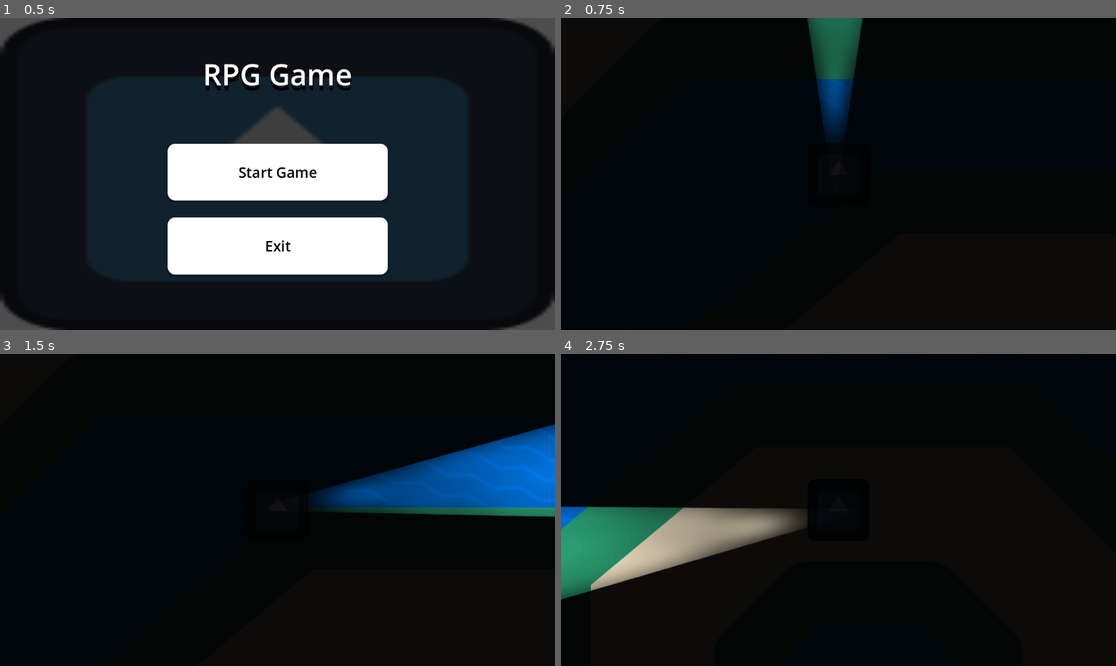
Above: before the commit, frames 1-4 (two rows, left to right).
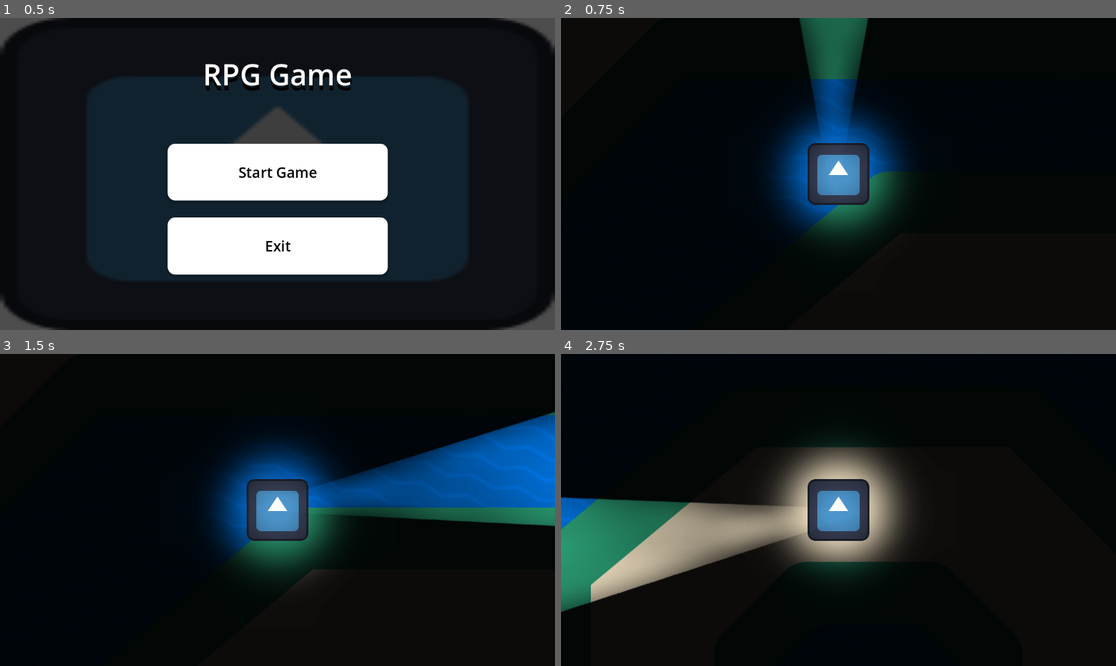
Above: after the commit, the same moments.

Repository: TDMXFFTF/RPG-GAME123
Game: Godot game, scene res://main_menu.tscn
Same seed, same stepped clock (60 frames per second), same inputs: the game is played once before the commit and once after it. The engine's default icon, where the game draws it, is replaced by a stand-in: a white triangle on a blue panel in a dark square.
Inputs (mouse positions are in pixels of both pictures, inside the frame that each line leads up to):
- Up to frame 1 (0.5 s): no input
- Up to frame 2 (0.75 s): click "Start Game" at 0.5 s
- Up to frame 3 (1.5 s): tap Enter at 1.25 s; move the mouse to (399, 494) at 1.27 s; hold D (right) from 1.28 s (still down)
- Up to frame 4 (2.75 s): move the mouse to (727, 525) at 2.02 s; release D (right) at 2.03 s; hold S (down) from 2.03 s (still down)

Frame 1 is identical in both runs. In frame 2, 9.3% of the frame differs, in the area x 37-63%, y 0-72%; in frame 3, 11%; in frame 4, 11%, in the area x 0-64%, y 28-83%.

Commit message:
Added light around the player

Diff:
--- a/new-game-project/player.tscn
+++ b/new-game-project/player.tscn
@@ -1,9 +1,10 @@
-[gd_scene load_steps=6 format=3 uid="uid://bjjy23482ltfb"]
+[gd_scene load_steps=7 format=3 uid="uid://bjjy23482ltfb"]
 
 [ext_resource type="Script" path="res://player.gd" id="1_yqf8w"]
 [ext_resource type="Texture2D" uid="uid://c6bafqnvnprnp" path="res://icon.svg" id="2_5llva"]
 [ext_resource type="Script" path="res://node_2d.gd" id="3_dbr1r"]
 [ext_resource type="Texture2D" uid="uid://cmbu23hrg3pce" path="res://Tlight.png" id="3_qbhfv"]
+[ext_resource type="Texture2D" uid="uid://wqlh7tq13qi5" path="res://light (1).png" id="5_58ulv"]
 
 [sub_resource type="CircleShape2D" id="CircleShape2D_jjb6k"]
 
@@ -27,9 +28,12 @@
 position = Vector2(570, 0)
 
 [node name="PointLight2D" type="PointLight2D" parent="Node2D/Marker2D"]
-position = Vector2(67.4649, 0)
+position = Vector2(128, 0.00134182)
 rotation = 4.71238
-scale = Vector2(0.17447, -0.559365)
+scale = Vector2(0.17447, -0.462815)
 range_z_min = 0
 texture = ExtResource("3_qbhfv")
-texture_scale = 6.0
+texture_scale = 8.0
+
+[node name="PointLight2D" type="PointLight2D" parent="."]
+texture = ExtResource("5_58ulv")
Binary file added: new-game-project/light (1).png
Not shown, added: new-game-project/light (1).png.import
Not shown, added: .DS_Store
